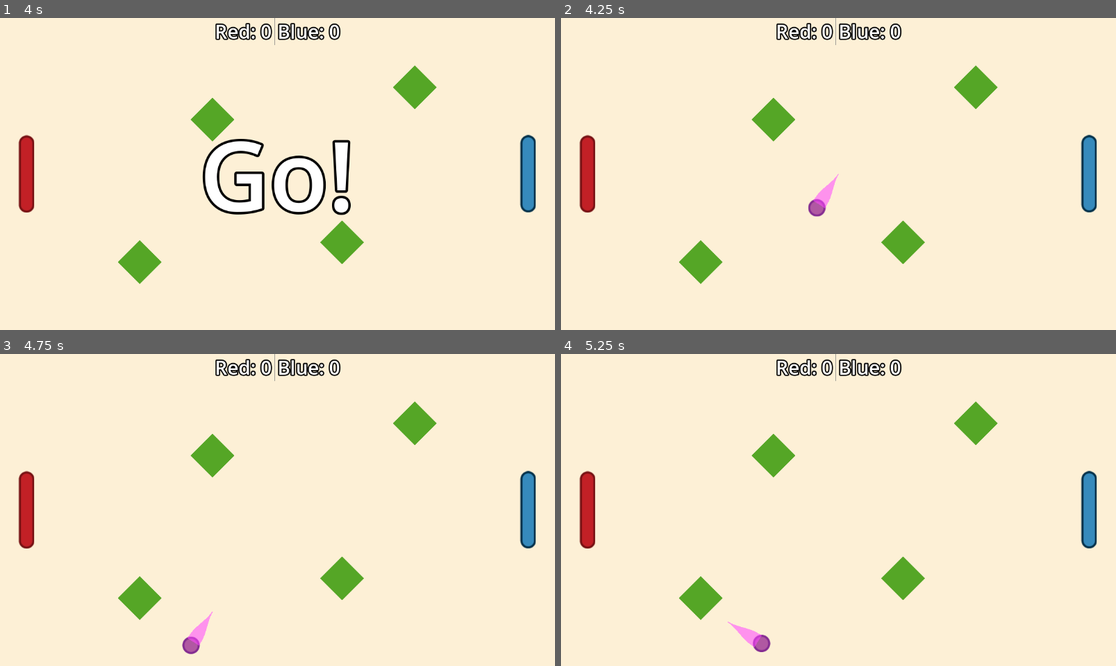
Above: before the commit, frames 1-4 (two rows, left to right).
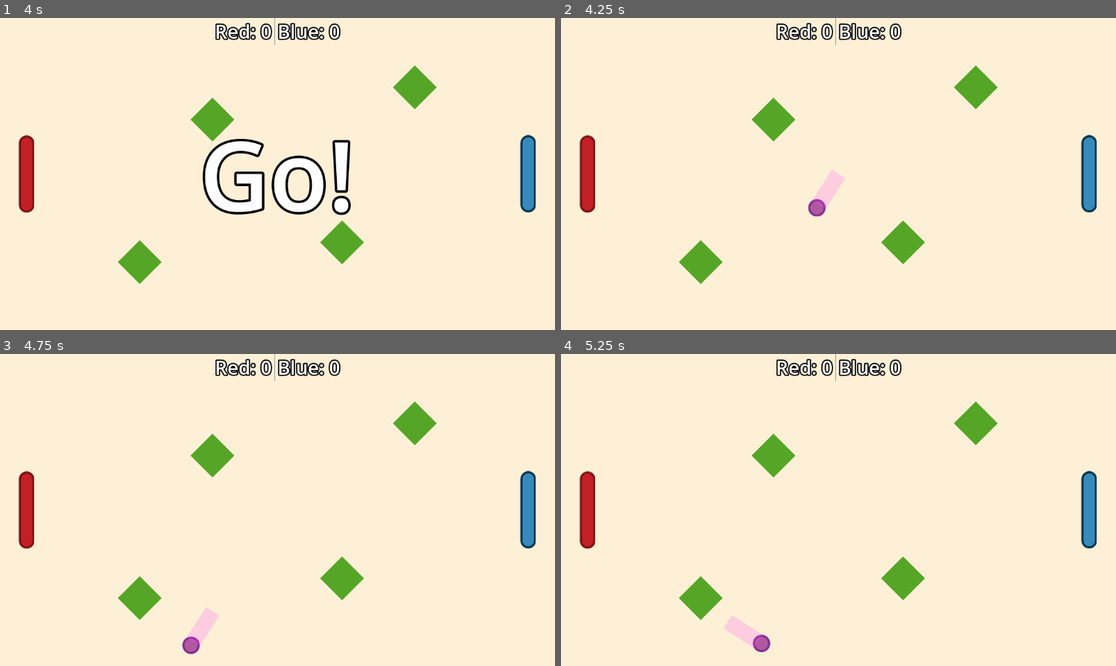
Above: after the commit, the same moments.

Repository: henrl/ObstaclePong
Game: Godot game, scene res://Scenes/main.tscn
Same seed, same stepped clock (60 frames per second), same inputs: the game is played once before the commit and once after it.
Inputs (mouse positions are in pixels of both pictures, inside the frame that each line leads up to):
- Up to frame 1 (4 s): click "Let's play!" at 0.5 s; tap Enter at 1.25, 3.5 s; move the mouse to (399, 158) at 1.27 s; tap Space at 2 s; move the mouse to (166, 189) at 2.02 s; move the mouse to (333, 105) at 2.77 s; move the mouse to (249, 236) at 3.52 s
- Up to frame 2 (4.25 s): no input
- Up to frame 3 (4.75 s): move the mouse to (444, 556) at 4.27 s
- Up to frame 4 (5.25 s): move the mouse to (672, 463) at 5.02 s

Frame 1 is identical in both runs. In frame 2, 0.3% of the frame differs, in the area x 45-52%, y 48-61%; in frame 3, 0.3%, in the area x 33-40%, y 81-94%; in frame 4, 0.3%.

Commit message:
fix ball trail

Diff:
--- a/Scenes/ball_trail.tscn
+++ b/Scenes/ball_trail.tscn
@@ -4,10 +4,10 @@
 
 [sub_resource type="Curve" id="Curve_t5no7"]
 _limits = [0.0, 5.0, 0.0, 1.0]
-_data = [Vector2(0, 3), 0.0, 0.148312, 0, 0, Vector2(0.118841, 2.82143), 0.0, 0.0, 0, 0, Vector2(1, 0.142857), 0.0, 0.0, 0, 0]
-point_count = 3
+_data = [Vector2(0, 3.28947), 0.0, 0.148312, 0, 0, Vector2(1, 3.25229), 0.0, 0.0, 0, 0]
+point_count = 2
 
 [node name="BallTrail" type="Line2D"]
 width_curve = SubResource("Curve_t5no7")
-default_color = Color(1, 0.27451, 1, 0.552941)
+default_color = Color(1, 0.27451, 1, 0.211765)
 script = ExtResource("1_t5no7")
